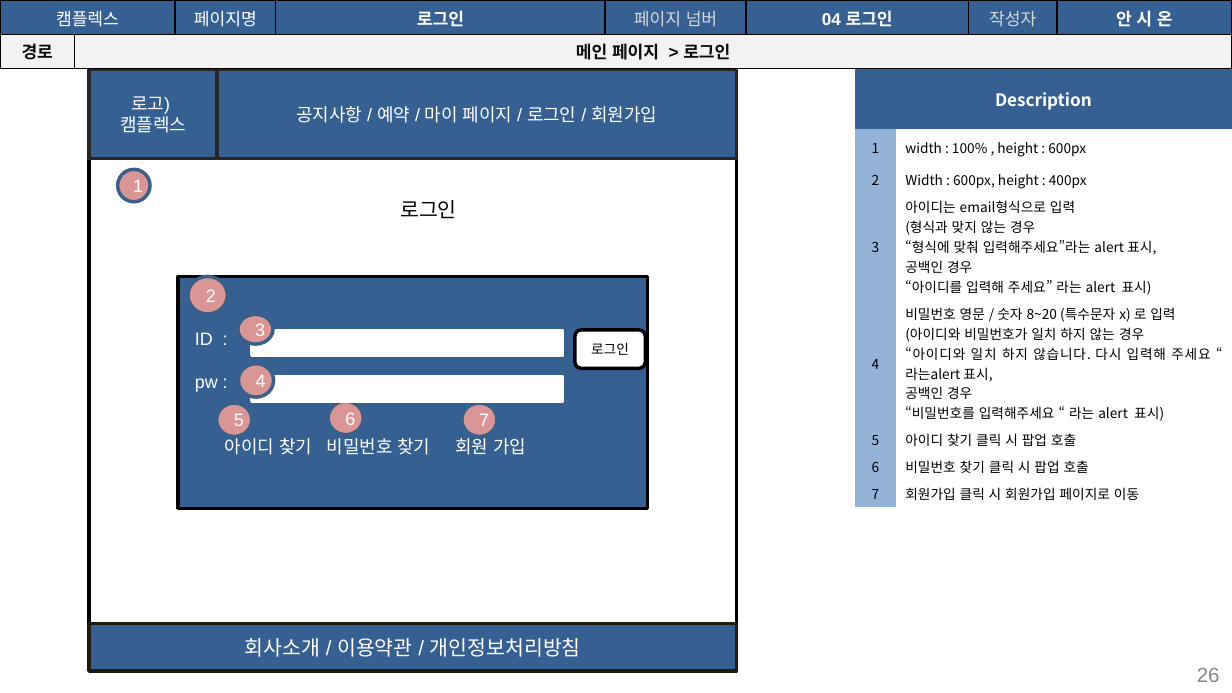
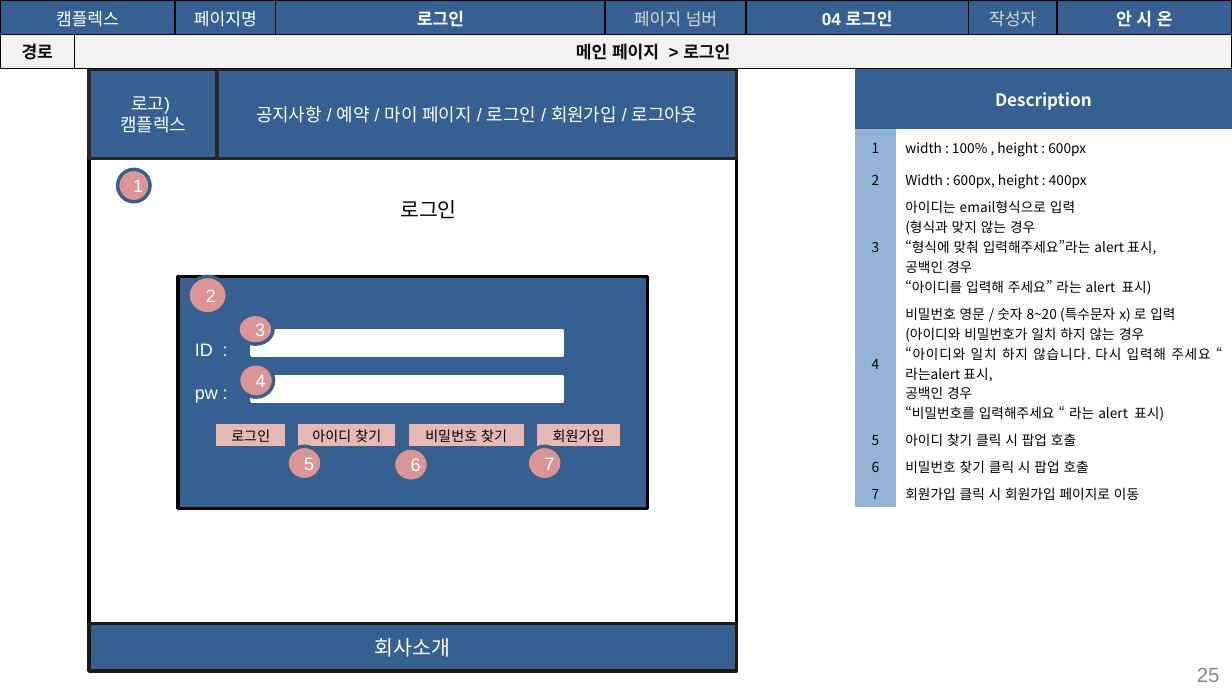
Before and after one commit to seoulsudal/CamFlexProject, a slide deck: slide 25 of 프로젝트 산출물/9. 스토리보드/캠플렉스 사용자_스토리보드.pptx (slide 26 before the commit). Drawn at 1232x693 pixels with LibreOffice and Linux fonts; fonts in the diff are those of the drawing. Boxes give left, top, right and bottom in pixels: in the first picture for what was removed or moved away, otherwise in the second. Text is boxed around its words. In the diff, an @@ line names an element or a change of style, - is before the commit and + after.

Commit message:
사용자 스토리보드 수정(회원 및 마이페이지 추가 수정 요망

```diff
--- a/프로젝트 산출물/9. 스토리보드/캠플렉스 사용자_스토리보드.pptx
+++ b/프로젝트 산출물/9. 스토리보드/캠플렉스 사용자_스토리보드.pptx
@@ text in rectangle at [256, 106, 698, 123]: text changed @@
-공지사항 / 예약 / 마이 페이지 / 로그인 / 회원가입
+공지사항 / 예약 / 마이 페이지 / 로그인 / 회원가입 / 로그아웃
@@ rectangle "로그인": place and size @@
-rectangle "로그인" at [575, 330, 646, 368]
+rectangle "로그인" at [214, 423, 287, 448]
@@ rectangle "로그인" at [214, 423, 287, 448]: size 8 to 8.2 pt; rounded rectangle to rectangle; fill #FFFFFF to #E6B9B8; outline #000000 2 pt to #3A5F8C 2 pt @@
@@ text in rectangle at [225, 438, 526, 455]: paragraph removed @@
-아이디 찾기 비밀번호 찾기 회원 가입
@@ ellipse "5": place and size @@
-ellipse "5" at [217, 403, 253, 436]
+ellipse "5" at [287, 446, 323, 479]
@@ rectangle added at [297, 423, 398, 448], fill #E6B9B8, outline #3A5F8C 2 pt, 8.2 pt, text #000000 @@
+아이디 찾기
@@ ellipse "6": place and size @@
-ellipse "6" at [328, 402, 363, 435]
+ellipse "6" at [393, 448, 429, 482]
@@ rectangle added at [407, 423, 525, 448], fill #E6B9B8, outline #3A5F8C 2 pt, 8.2 pt, text #000000 @@
+비밀번호 찾기
@@ ellipse "7": place and size @@
-ellipse "7" at [462, 403, 498, 436]
+ellipse "7" at [527, 446, 563, 479]
@@ rectangle added at [536, 423, 622, 448], fill #E6B9B8, outline #3A5F8C 2 pt, 8.2 pt, text #000000 @@
+회원가입
@@ text in rectangle at [375, 638, 450, 657]: text changed @@
-회사소개 / 이용약관 / 개인정보처리방침
+회사소개
@@ page number at [1197, 668, 1220, 682]: text changed @@
-26
+25
```
Also in this commit, not shown: 19 other slides changed, 3 slides added, 4 slides removed.
